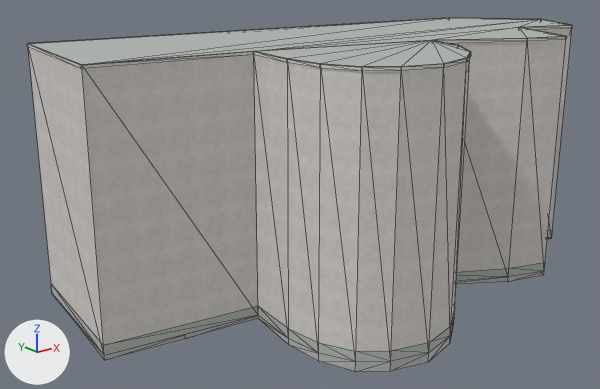
An edit to the Blender file assets/blender/buildings/osm-way-108855005.blend, drawn before and after from the same camera.
Both versions are drawn from a 50 mm lens placed at (-19.9, -20.7, 12.5), pointed at (-1.7, 2.1, 3.4). Lighting does not change. The marker at lower left points along +X, +Y and +Z. The first picture is the older version. Mesh edges are drawn as thin lines.

Names of what the first picture shows: 'building foundation 108855005', 'reality 108855005 near reality aged pale plaster', 'reality 108855005 near reality concrete plinth', 'reality 108855005 near reality flat weathered roof', 'reality 108855005 near reality pale aluminum sill'.
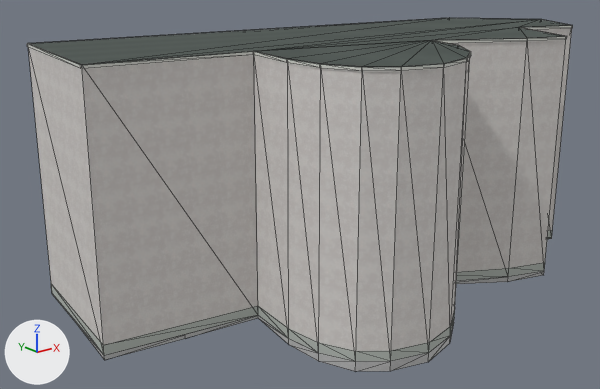
The change, as a list of edits to the scene's bpy script:
```text
Add img_roof_color_png:
    img_roof_color_png = load_image('roof-color.png', '../../../public/models/architecture/textures/roof-color.png', 256, 256, 'sRGB')
Add img_roof_normal_png:
    img_roof_normal_png = load_image('roof-normal.png', '../../../public/models/architecture/textures/roof-normal.png', 256, 256, 'Non-Color')
Change mat_reality_flat_weathered_roof:
    remove # nodes: BsdfPrincipled, OutputMaterial
    remove # colours: grey #b3b7b4
    nodes: BsdfPrincipled, MixRGB, NormalMap, OutputMaterial, TexImage x2
    colours: white #ffffff
    uses the picture img_roof_color_png
    uses the picture img_roof_normal_png
Change me_reality_108855005_near_reality_pale_aluminum_sill:
    used by ob_reality_108855005_near_reality_pale_aluminum_sill; parent = ob_osm_way_108855005; location = (0.0, 0.0, 0.0)
    remove me_reality_108855005_near_reality_pale_aluminum_sill.from_pydata(...)  # 72 vertices, 36 faces; spans x -10.2..10.8, y -5.0..6.8, z 8.9..9.0
    add me_reality_108855005_near_reality_pale_aluminum_sill.from_pydata(...)  # 144 vertices, 72 faces; spans x -10.2..10.8, y -5.0..6.8, z 8.9..9.0
    me_reality_108855005_near_reality_pale_aluminum_sill part 1: the loose piece of 4 vertices spanning x -9.5..8.2, y 4.0..6.8, z 8.9..9.0 is copied, and the copy is moved by (0.0, 0.0, 0.1); it spans x -9.5..8.2, y 4.0..6.8, z 9.0
    me_reality_108855005_near_reality_pale_aluminum_sill part 2: 68 vertices added at x -10.2..10.8, y -5.0..6.8, z 9.0
```

Pixel boxes [x1, y1, x2, y2] of what changed, in the pictures (600 x 389 px):
'reality 108855005 near reality flat weathered roof', surface changed (darker): [30, 18, 569, 67] in both
part 1 of me_reality_108855005_near_reality_pale_aluminum_sill, added: after [29, 18, 441, 44]
part 2 of me_reality_108855005_near_reality_pale_aluminum_sill, added: after [29, 18, 573, 71]
